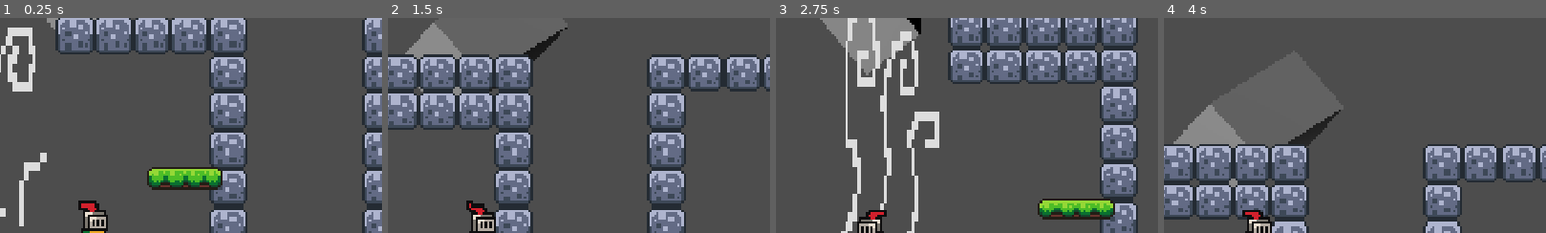
Above: before the commit, frames 1-4 (left to right).
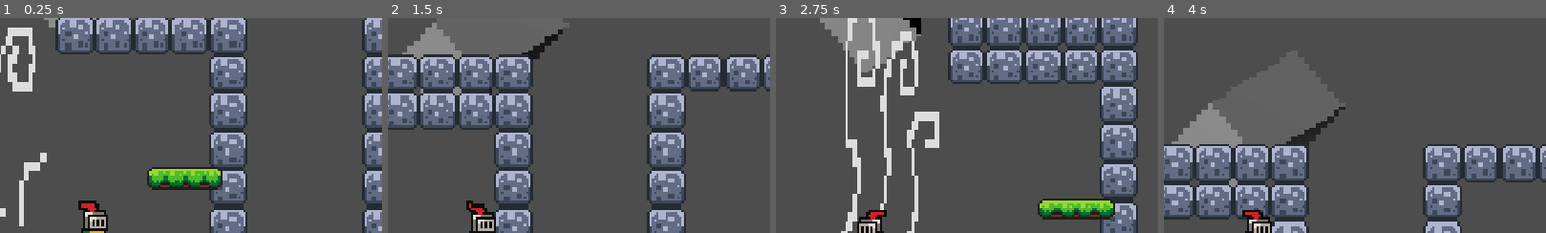
Above: after the commit, the same moments.

Repository: William08DK/DDU-LTW
Game: Godot game, scene res://Scene/level_2.tscn
The game is run twice, just before and just after one commit, with the same random seed, the same clock (stepped at 60 frames per second) and the same inputs. This scene is started directly instead of the project's main scene. Sound files missing from this copy of the repository are replaced by a short silence.
Inputs:
- Up to frame 1 (0.25 s): no input
- Up to frame 2 (1.5 s): hold D (move_right) from 0.53 s (still down); tap E (attack_primary) at 0.6 s; tap Space (jump) at 0.77 s; tap Q (attack_secondary) at 1.35 s
- Up to frame 3 (2.75 s): tap Space (jump) at 1.52 s; release D (move_right) at 2.03 s; hold A (move_left) from 2.03 s (still down); tap F (pickup) at 2.1 s
- Up to frame 4 (4 s): release A (move_left) at 2.78 s; hold D (move_right) from 2.78 s (still down); tap E (attack_primary) at 2.85 s; tap Space (jump) at 3.02, 3.77 s; tap Q (attack_secondary) at 3.6 s
The pictures show only the part of the screen within x 38-88%, y 0-50%; the shares and areas given below are measured in that part.

The runs differ from the first frame. In frame 1, less than 0.1% of the frame differs, in the area x 11-15%, y 0-6%; in frame 2, 0.3%; in frame 3, 0.2%; in frame 4, 0.3%, in the area x 2-48%, y 39-61%.

Commit message:
Updated some stuff :P

Diff:
--- /dev/null
+++ b/Scene/cube_shader.gdshader
@@ -0,0 +1,21 @@
+/*
+Shader from Godot Shaders - the free shader library.
+godotshaders.com/shader/pixelate
+
+This shader is under CC0 license. Feel free to use, improve and
+change this shader according to your needs and consider sharing
+the modified result to godotshaders.com.
+*/
+
+shader_type canvas_item;
+
+uniform int amount = 128;
+
+void fragment()
+{
+	vec2 grid_uv = round(UV * float(amount)) / float(amount);
+
+	vec4 text = texture(TEXTURE, grid_uv);
+
+	COLOR = text;
+}
--- a/Scene/game.tscn
+++ b/Scene/game.tscn
@@ -247,8 +247,9 @@
 tile_map_data = PackedByteArray("AAD8//v/AAAAAAAAAAD9//v/AAAAAAAAAAAAAPv/AAAAAAAAAAABAPv/AAAAAAAAAAABAPz/AAAAAAEAAAACAP …(23984 unchanged characters)…
 tile_set = SubResource("TileSet_83t3l")
 
-[node name="Player" parent="." unique_id=1745806591 instance=ExtResource("1_mhtsl")]
+[node name="Player" parent="." unique_id=1745806591 node_paths=PackedStringArray("camera_3d") instance=ExtResource("1_mhtsl")]
 position = Vector2(-54, -80)
+camera_3d = NodePath("Camera3D")
 
 [node name="Camera2D" type="Camera2D" parent="Player" unique_id=1071247305]
 position = Vector2(0, -5)
@@ -257,6 +258,8 @@
 position_smoothing_enabled = true
 position_smoothing_speed = 10.0
 
+[node name="Camera3D" type="Camera3D" parent="Player" unique_id=293852263]
+
 [node name="KillZone" parent="." unique_id=992544669 instance=ExtResource("5_ihreq")]
 position = Vector2(77, 153)
 
--- a/Scene/level_2.tscn
+++ b/Scene/level_2.tscn
@@ -1,6 +1,7 @@
 [gd_scene format=4 uid="uid://b3sn2m3idcpsg"]
 
 [ext_resource type="Script" uid="uid://e1fx6see8ryp" path="res://Scrips/game_manager.gd" id="1_2thg8"]
+[ext_resource type="Script" uid="uid://b7x2wsoakqmxt" path="res://Scrips/level_2.gd" id="1_nwjwq"]
 [ext_resource type="FontFile" uid="uid://42k0jpdfejyn" path="res://Assets/brackeys_platformer_assets/fonts/PixelOperator8-Bold.ttf" id="2_jte5b"]
 [ext_resource type="Texture2D" uid="uid://d3krv5pae7m8i" path="res://Assets/brackeys_platformer_assets/sprites/world_tileset.png" id="3_71r3i"]
 [ext_resource type="PackedScene" uid="uid://d17etwedg1lqp" path="res://Scene/wind.tscn" id="4_jte5b"]
@@ -9,6 +10,7 @@
 [ext_resource type="Texture2D" uid="uid://cnvmxde11cfda" path="res://Assets/Level_2/sprits/Sprite-Lem.png" id="5_71r3i"]
 [ext_resource type="PackedScene" uid="uid://78pi2pq1ujyq" path="res://Scene/coin.tscn" id="6_f3pwq"]
 [ext_resource type="PackedScene" uid="uid://fnfid4svhnhr" path="res://Scene/platform.tscn" id="7_ccfm3"]
+[ext_resource type="Shader" uid="uid://brl4feon4rmqf" path="res://Scene/cube_shader.gdshader" id="8_67jix"]
 [ext_resource type="PackedScene" uid="uid://b62o7npb675bv" path="res://Scene/slime.tscn" id="8_nquh6"]
 
 [sub_resource type="TileSetAtlasSource" id="TileSetAtlasSource_vg3ep"]
@@ -216,6 +218,10 @@
 &"open": SubResource("Animation_71r3i")
 }
 
+[sub_resource type="ShaderMaterial" id="ShaderMaterial_67jix"]
+shader = ExtResource("8_67jix")
+shader_parameter/amount = 128
+
 [sub_resource type="ViewportTexture" id="ViewportTexture_078ji"]
 viewport_path = NodePath("Player/SubViewport")
 
@@ -261,6 +267,7 @@
 }
 
 [node name="Level2" type="Node2D" unique_id=211591475]
+script = ExtResource("1_nwjwq")
 
 [node name="GameManager" type="Node" parent="." unique_id=1579133162]
 unique_name_in_owner = true
@@ -337,6 +344,7 @@
 
 [node name="3D" type="Sprite2D" parent="Player/Camera2D" unique_id=690486321]
 z_index = -50
+material = SubResource("ShaderMaterial_67jix")
 position = Vector2(1.1444092e-05, 7.6293945e-06)
 scale = Vector2(0.16666666, 0.16666667)
 texture = SubResource("ViewportTexture_078ji")
--- a/Scene/levelmanger.tscn
+++ b/Scene/levelmanger.tscn
@@ -7,5 +7,4 @@
 script = ExtResource("1_44l57")
 
 [node name="Level1" parent="." unique_id=2060081701 instance=ExtResource("1_6u27k")]
-
-[connection signal="level_finished" from="Level1" to="." method="_on_level_1_level_finished"]
+script = null
--- /dev/null
+++ b/Scrips/level_2.gd
@@ -0,0 +1,4 @@
+extends Node2D
+
+func _ready() -> void:
+	RotatingCubeCheck.rotating_cube = true
--- a/Scrips/level_manager.gd
+++ b/Scrips/level_manager.gd
@@ -4,5 +4,5 @@
 
 
 func _on_level_1_level_finished() -> void:
+	add_child(level_2.instantiate())
 	$Level1.queue_free()
-	add_child(level_2.instantiate())
--- a/Scrips/player.gd
+++ b/Scrips/player.gd
@@ -1,5 +1,4 @@
 extends CharacterBody2D
-
 
 const SPEED: float = 130.0
 const JUMP_VELOCITY: float = -300.0
@@ -87,6 +86,9 @@
 		velocity.y = JUMP_VELOCITY
 
 func update_3d_camera():
+	if not RotatingCubeCheck.rotating_cube: return
+	if not camera_3d: return
+
 	camera_3d.position.y = -(global_position.y / 20 + 10)
 	$SubViewport/Node3D/MeshInstance3D.global_rotation.y = -(global_position.x / 1000) * (2 * PI)
 
--- /dev/null
+++ b/Scrips/rotating_cube_check.gd
@@ -0,0 +1,3 @@
+extends Node
+
+var rotating_cube: bool = false
--- a/project.godot
+++ b/project.godot
@@ -22,6 +22,7 @@
 [autoload]
 
 Music="*uid://brjp7dli5qdfr"
+RotatingCubeCheck="*uid://dy0ht8ysthnug"
 
 [display]
 
Not shown, added: Scene/cube_shader.gdshader.uid
Not shown, added: Scrips/level_2.gd.uid
Not shown, added: Scrips/rotating_cube_check.gd.uid
